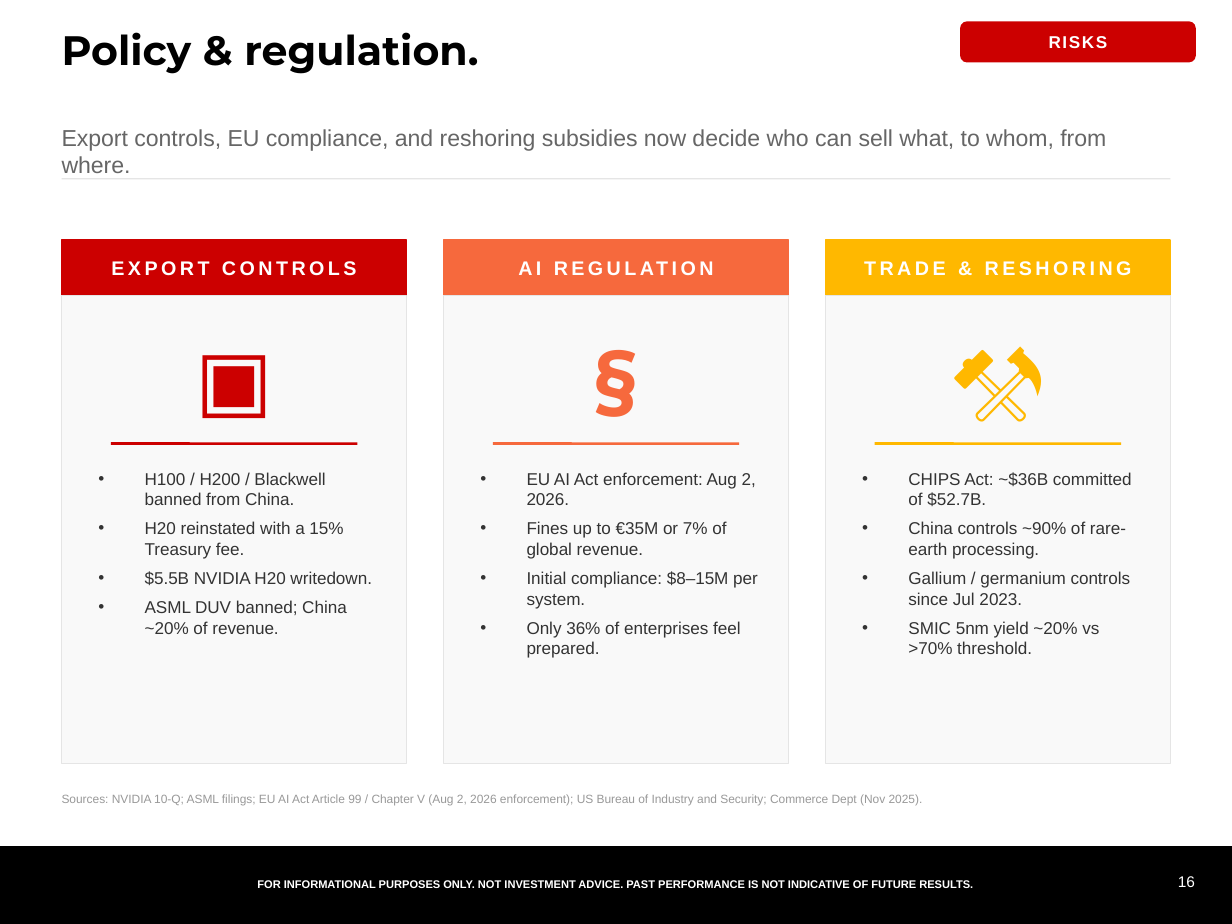
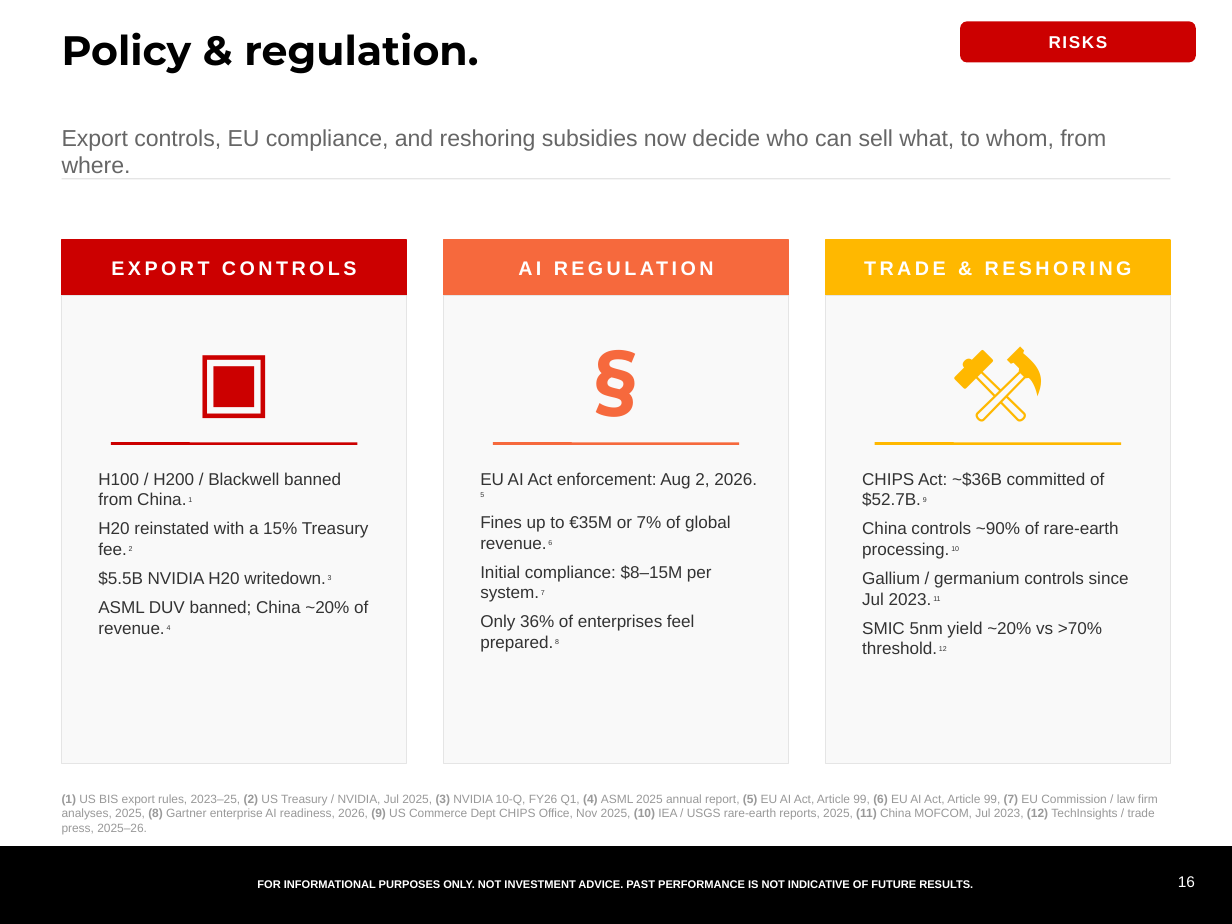
Before and after one commit to samuelcmcclellan-cell/ai-markets-deck, a slide deck: slide 16 of ai-markets-deck.pptx. Drawn at 1232x924 pixels with LibreOffice and Linux fonts; fonts in the diff are those of the drawing. Boxes give left, top, right and bottom in pixels: in the first picture for what was removed or moved away, otherwise in the second. Text is boxed around its words. In the diff, an @@ line names an element or a change of style, - is before the commit and + after.

```diff
--- a/ai-markets-deck.pptx
+++ b/ai-markets-deck.pptx
@@ text at bbox=[98, 472, 369, 634]: text changed @@
-• H100 / H200 / Blackwell banned from China.
-• H20 reinstated with a 15% Treasury fee.
-• $5.5B NVIDIA H20 writedown.
-• ASML DUV banned; China ~20% of revenue.
+• H100 / H200 / Blackwell banned from China. 1
+• H20 reinstated with a 15% Treasury fee. 2
+• $5.5B NVIDIA H20 writedown. 3
+• ASML DUV banned; China ~20% of revenue. 4
@@ text at bbox=[480, 472, 757, 652]: text changed @@
-• EU AI Act enforcement: Aug 2, 2026.
-• Fines up to €35M or 7% of global revenue.
-• Initial compliance: $8–15M per system.
-• Only 36% of enterprises feel prepared.
+• EU AI Act enforcement: Aug 2, 2026. 5
+• Fines up to €35M or 7% of global revenue. 6
+• Initial compliance: $8–15M per system. 7
+• Only 36% of enterprises feel prepared. 8
@@ text at bbox=[862, 521, 1129, 654]: text changed @@
-• CHIPS Act: ~$36B committed of $52.7B.
-• China controls ~90% of rare-earth processing.
-• Gallium / germanium controls since Jul 2023.
-• SMIC 5nm yield ~20% vs >70% threshold.
+• CHIPS Act: ~$36B committed of $52.7B. 9
+• China controls ~90% of rare-earth processing. 10
+• Gallium / germanium controls since Jul 2023. 11
+• SMIC 5nm yield ~20% vs >70% threshold. 12
@@ text at bbox=[62, 794, 1158, 834]: text changed @@
-Sources: NVIDIA 10-Q; ASML filings; EU AI Act Article 99 / Chapter V (Aug 2, 2026 enforcement); US Bureau of Industry and Security; Commerce Dept (Nov 2025).
+(1) US BIS export rules, 2023–25, (2) US Treasury / NVIDIA, Jul 2025, (3) NVIDIA 10-Q, FY26 Q1, (4) ASML 2025 annual report, (5) EU AI Act, Article 99, (6) EU AI Act, Article 99, (7) EU Commission / law firm analyses, 2025, (8) Gartner enterprise AI readiness, 2026, (9) US Commerce Dept CHIPS Office, Nov 2025, (10) IEA / USGS rare-earth reports, 2025, (11) China MOFCOM, Jul 2023, (12) TechInsights / trade press, 2025–26.
```
Also in this commit, not shown: 3 other slides changed, 5 other files.
